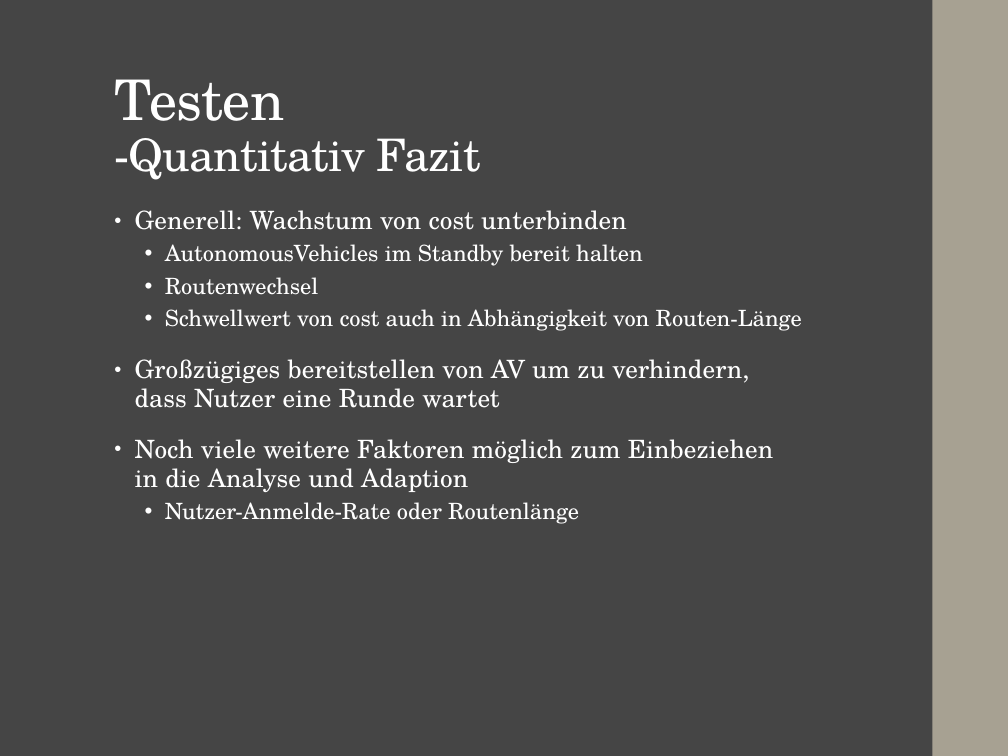
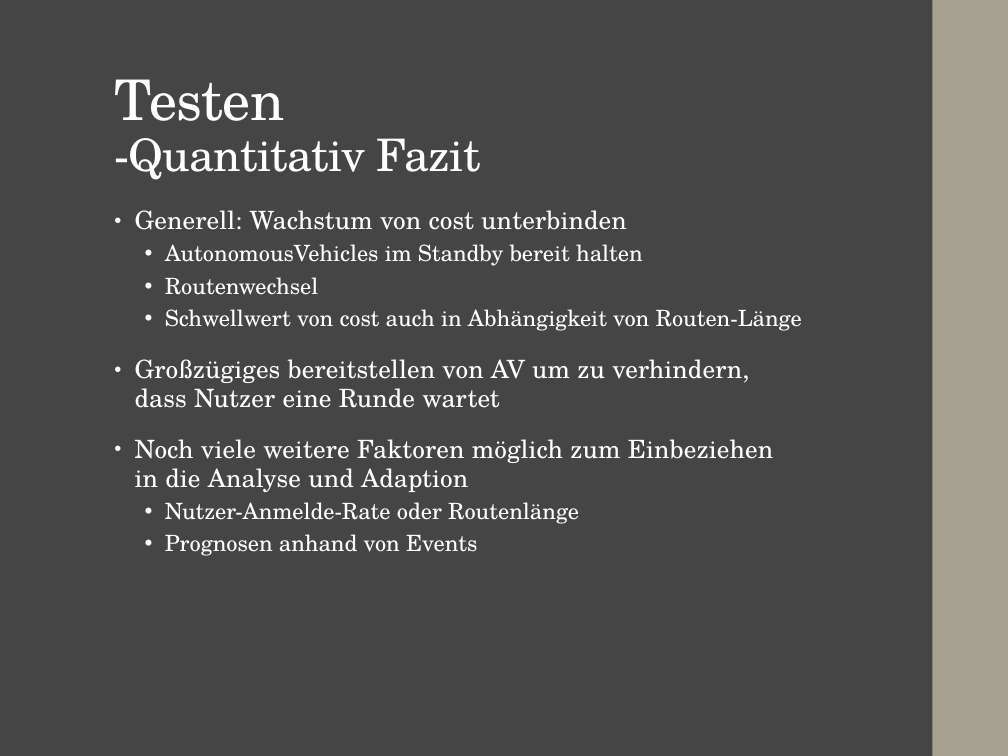
Before and after one commit to Finnfj/BTI-CPS, a slide deck: slide 32 of doc/Präsentation.pptx. Drawn at 1008x756 pixels with LibreOffice and Linux fonts; fonts in the diff are those of the drawing. Boxes give left, top, right and bottom in pixels: in the first picture for what was removed or moved away, otherwise in the second. Text is boxed around its words. In the diff, an @@ line names an element or a change of style, - is before the commit and + after.

```diff
--- a/doc/Präsentation.pptx
+++ b/doc/Präsentation.pptx
@@ text at (165, 534, 477, 556): paragraph added @@
+  • Prognosen anhand von Events
```
Also in this commit, not shown: 8 other slides changed, 59 other files.
